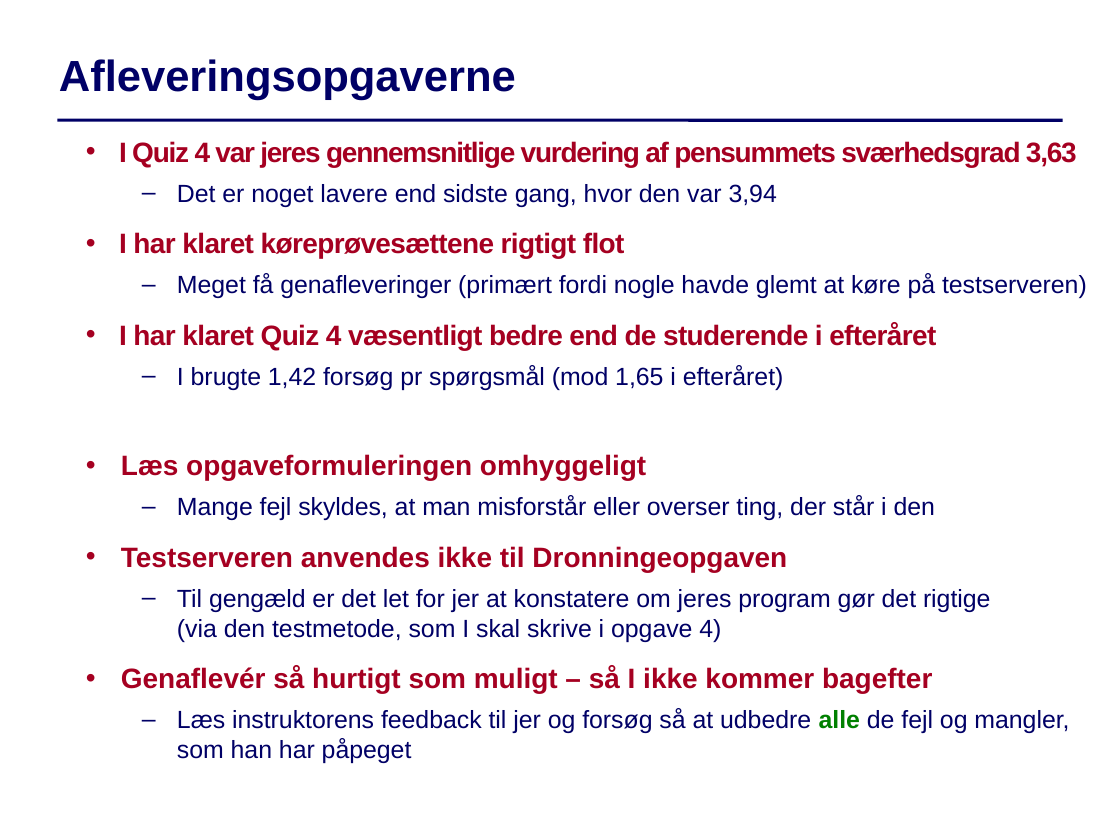
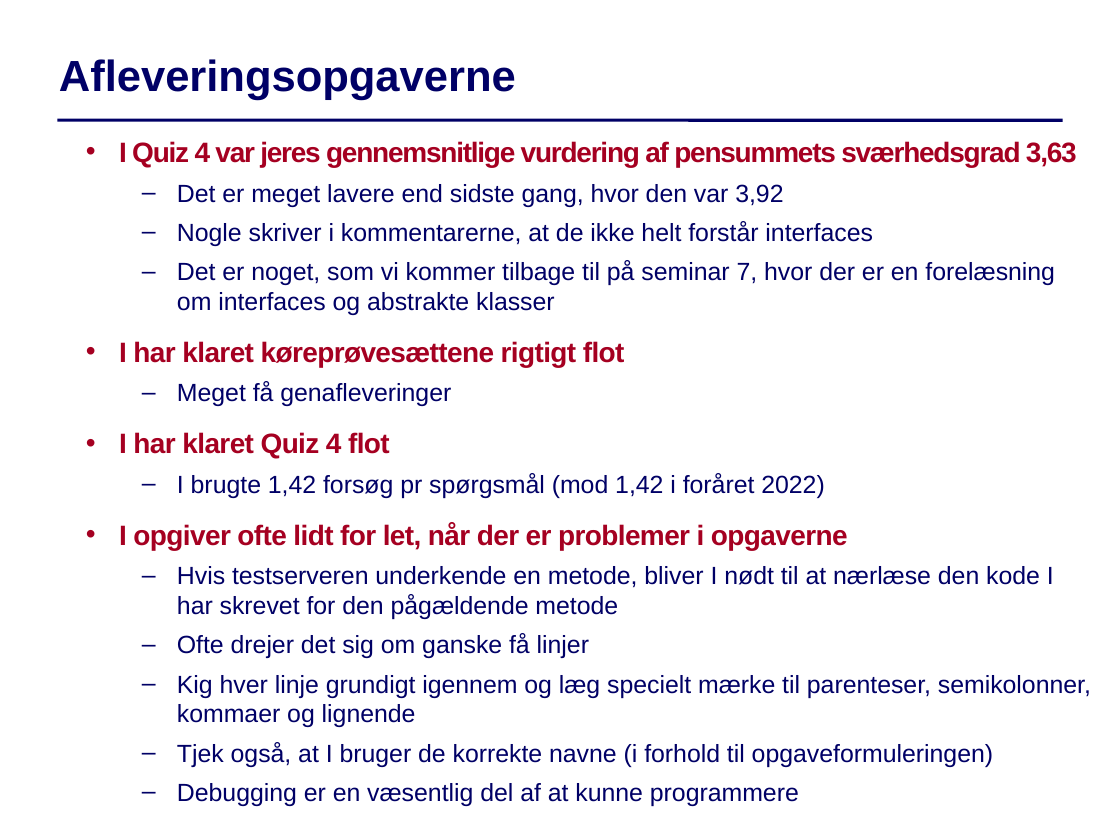
Before and after one commit to IntProgAU/Materiale, a slide deck: slide 2 of web/g22/status/Status5.pptx. Drawn at 1120x840 pixels with LibreOffice and Linux fonts; fonts in the diff are those of the drawing. Boxes give left, top, right and bottom in pixels: in the first picture for what was removed or moved away, otherwise in the second. Text is boxed around its words. In the diff, an @@ line names an element or a change of style, - is before the commit and + after.

```diff
--- a/web/g22/status/Status5.pptx
+++ b/web/g22/status/Status5.pptx
@@ text at [177, 184, 1055, 315]: text changed @@
-  – Det er noget lavere end sidste gang, hvor den var 3,94
+  – Det er meget lavere end sidste gang, hvor den var 3,92
+  – Nogle skriver i kommentarerne, at de ikke helt forstår interfaces
+  – Det er noget, som vi kommer tilbage til på seminar 7, hvor der er en forelæsning om interfaces og abstrakte klasser
@@ text at [119, 381, 1091, 806]: text changed @@
-  – Meget få genafleveringer (primært fordi nogle havde glemt at køre på testserveren)
-  • I har klaret Quiz 4 væsentligt bedre end de studerende i efteråret
-  – I brugte 1,42 forsøg pr spørgsmål (mod 1,65 i efteråret)
-  • Læs opgaveformuleringen omhyggeligt
-  – Mange fejl skyldes, at man misforstår eller overser ting, der står i den
-  • Testserveren anvendes ikke til Dronningeopgaven
-  – Til gengæld er det let for jer at konstatere om jeres program gør det rigtige
-    (via den testmetode, som I skal skrive i opgave 4)
-  • Genaflevér så hurtigt som muligt – så I ikke kommer bagefter
-  – Læs instruktorens feedback til jer og forsøg så at udbedre alle de fejl og mangler, som han har påpeget
+  – Meget få genafleveringer
+  • I har klaret Quiz 4 flot
+  – I brugte 1,42 forsøg pr spørgsmål (mod 1,42 i foråret 2022)
+  • I opgiver ofte lidt for let, når der er problemer i opgaverne
+  – Hvis testserveren underkende en metode, bliver I nødt til at nærlæse den kode I har skrevet for den pågældende metode
+  – Ofte drejer det sig om ganske få linjer
+  – Kig hver linje grundigt igennem og læg specielt mærke til parenteser, semikolonner, kommaer og lignende
+  – Tjek også, at I bruger de korrekte navne (i forhold til opgaveformuleringen)
+  – Debugging er en væsentlig del af at kunne programmere
```
Also in this commit, not shown: 2 other slides changed, 1 slide removed.
